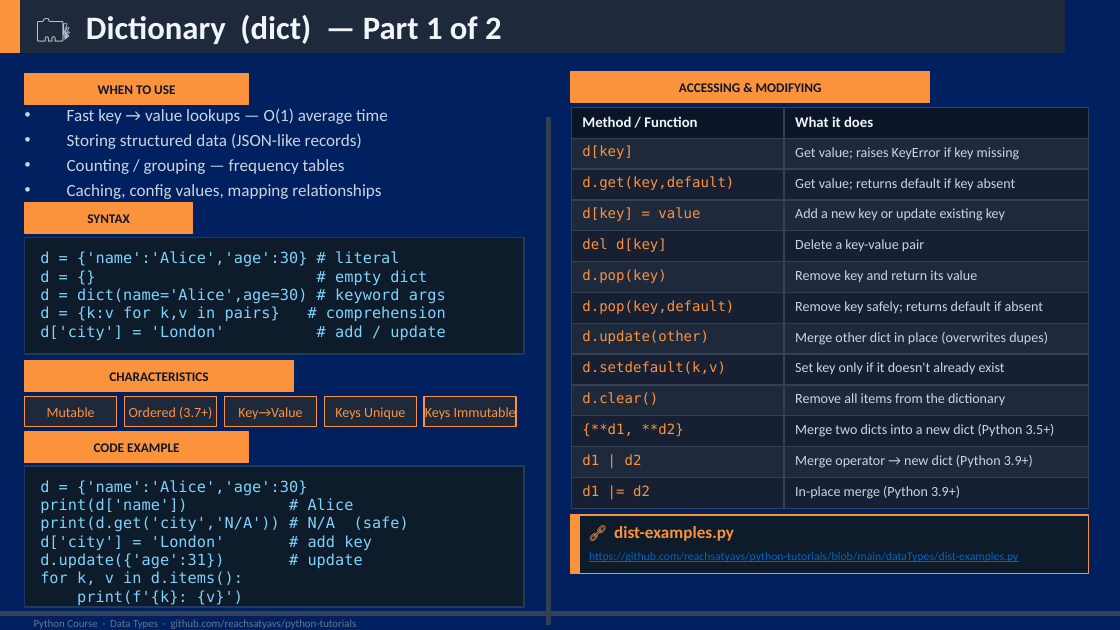
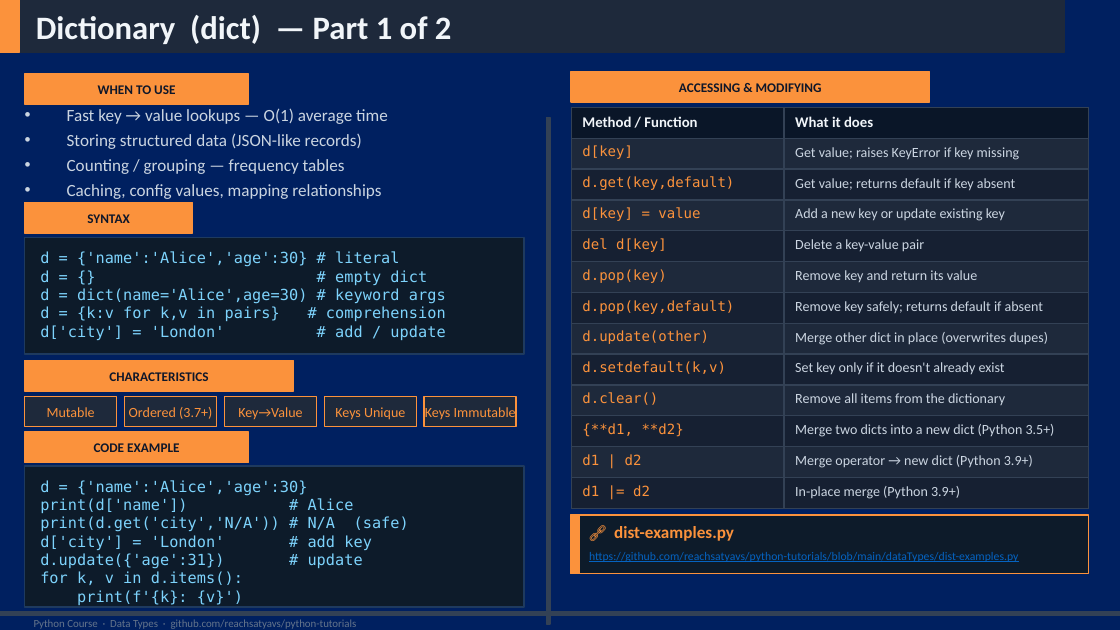
Before and after one commit to reachsatyavs/python-tutorials, a slide deck: slide 10 of dataTypes/PythonVariablesAndDataTypes.pptx. Drawn at 1120x630 pixels with LibreOffice and Linux fonts; fonts in the diff are those of the drawing. Boxes give left, top, right and bottom in pixels: in the first picture for what was removed or moved away, otherwise in the second. Text is boxed around its words. In the diff, an @@ line names an element or a change of style, - is before the commit and + after.

```diff
--- a/dataTypes/PythonVariablesAndDataTypes.pptx
+++ b/dataTypes/PythonVariablesAndDataTypes.pptx
@@ text at [36, 15, 452, 44]: text changed @@
-🗂️ Dictionary (dict) — Part 1 of 2
+Dictionary (dict) — Part 1 of 2
```
Also in this commit, not shown: 10 other slides changed, 2 slides added, 1 other file.
